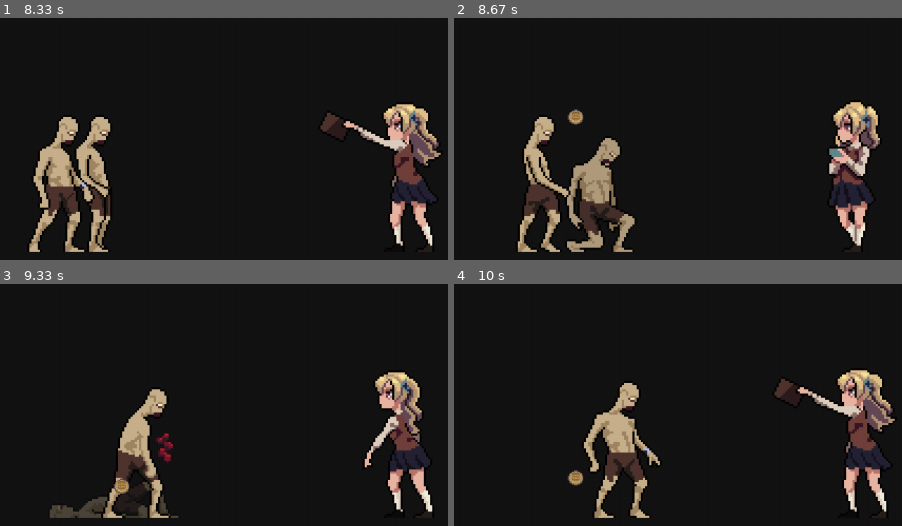
Above: before the commit, frames 1-4 (two rows, left to right).
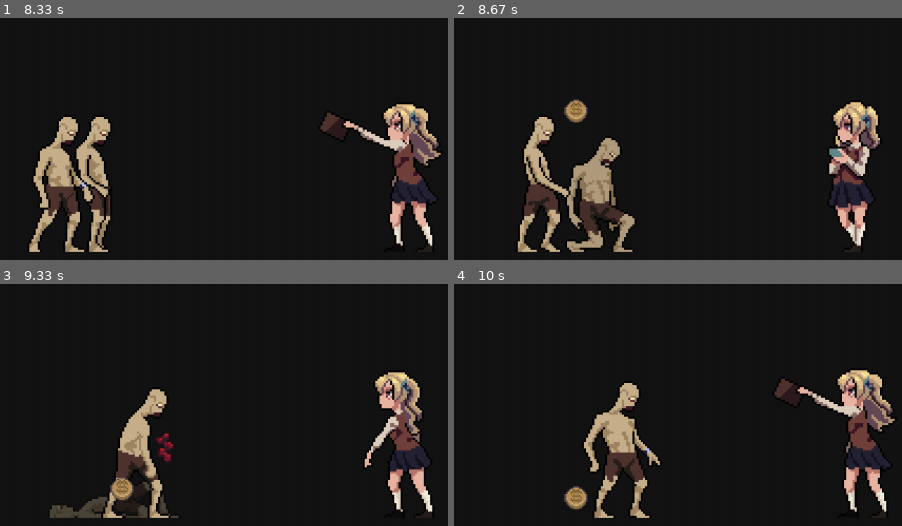
Above: after the commit, the same moments.

Repository: Mikegt106/Pygame_dev
Game: pygame game, started from main.py
Two runs of this game, one before a commit and one after it. Both use one fixed random seed, a clock stepped at 60 frames per second and the inputs below.
Inputs (mouse positions are % of the whole screen's width and height, from its top left):
- Up to frame 1 (8.33 s): tap Enter at 0.33 s; hold Q 0.67-1.13 s; click (19, 36) at 1.22 s; click (52, 17) at 2.05 s; click (46, 34) at 2.88 s; click (76, 43) at 3.72 s; click (71, 33) at 4.55 s; click (54, 48) at 5.38 s; click (35, 82) at 6.22 s; click (34, 18) at 7.05 s; click (26, 24) at 7.88 s
- Up to frame 2 (8.67 s): no input
- Up to frame 3 (9.33 s): click (44, 20) at 8.72 s
- Up to frame 4 (10 s): click (17, 30) at 9.55 s
The pictures show only the part of the screen within x 3-53%, y 50-100%; the shares and areas given below are measured in that part.

Frame 1 is identical in both runs. In frame 2, 0.4% of the frame differs, in the area x 24-30%, y 33-45%; in frame 3, 0.3%; in frame 4, 0.6%, in the area x 24-30%, y 76-94%.

Commit message:
magnet collecting works

Diff:
--- a/config.py
+++ b/config.py
@@ -85,8 +85,8 @@
     "stun_duration": 0.35,
 
     "loot": {
-        "coins_min": 1,
-        "coins_max": 2,
+        "coins_min": 9,
+        "coins_max": 11,
     },
 
     "anims": {
--- a/main.py
+++ b/main.py
@@ -111,7 +111,12 @@
     # PICKUPS UPDATE  ✅
     # --------------------------------------------------
     for c in pickups:
-        c.update(dt)
+        was_collected = getattr(c, "collected", False)
+        c.update(dt, player.rect.midbottom)
+
+        # als hij net collected is geworden -> coins adden 1x
+        if (not was_collected) and getattr(c, "collected", False):
+            player.coins = getattr(player, "coins", 0) + getattr(c, "value", 1)
 
         PICKUP_DIST = 22
 
--- a/pickups.py
+++ b/pickups.py
@@ -14,25 +14,30 @@
         self.value = int(value)
         self.collected = False
 
+        #Magenet drop
+        self.magnet_speed = 900.0
+        self.magnet_radius = 140
+        self.pickup_radius = 22
+        self.magnet_active = False
+
         # bobbing
-        self.bob_timer = random.uniform(0, 6.28)
-        self.base_y = None          # zetten we pas correct NA landing
         self.on_ground = False
+        self.bob_timer = random.uniform(0, math.tau)
+        self.base_y = int(y)
 
         # --------- LOAD IMAGES ONCE ----------
+        scale_multiplier = 1.5
         if CoinPickup.COIN_SMALL is None:
             CoinPickup.COIN_SMALL = pygame.transform.scale(
-                load_image("assets/Items/Coin.png", alpha=True), (22, 22)
+                load_image("assets/Items/Coin.png", alpha=True), (22*scale_multiplier, 22*scale_multiplier)
             )
-
         if CoinPickup.COIN_MED is None:
             CoinPickup.COIN_MED = pygame.transform.scale(
-                load_image("assets/Items/Copper.png", alpha=True), (26, 26)
+                load_image("assets/Items/Copper.png", alpha=True), (26*scale_multiplier, 26*scale_multiplier)
             )
-
         if CoinPickup.COIN_BIG is None:
             CoinPickup.COIN_BIG = pygame.transform.scale(
-                load_image("assets/Items/Silver.png", alpha=True), (30, 30)
+                load_image("assets/Items/Silver.png", alpha=True), (26*scale_multiplier, 26*scale_multiplier)
             )
 
         # --------- PICK IMAGE BY VALUE ----------
@@ -44,22 +49,63 @@
             self.image = CoinPickup.COIN_SMALL
 
         self.rect = self.image.get_rect(center=(int(x), int(y)))
+        self.base_y = self.rect.y
 
         # --------- DROP PHYSICS ----------
-        self.vx = random.uniform(-40, 40)
-        self.vy = random.uniform(-60, -20)
-        self.gravity = 600.0
+        self.vx = random.uniform(-60, 60)
+        self.vy = random.uniform(-220, -120)
+        self.gravity = 1200.0
 
         self.age = 0.0
         self.lifetime = 12.0
 
-    def update(self, dt: float):
+    def update(self, dt: float, player_pos: tuple[int, int]):
         if self.collected:
             return
 
         self.age += dt
 
-        # --------- PHYSICS ----------
+        px, py = player_pos
+        cx, cy = self.rect.center
+        dx = px - cx
+        dy = py - cy
+        dist2 = dx * dx + dy * dy
+
+        # --- MAGNET TRIGGER ---
+        if dist2 <= (self.magnet_radius * self.magnet_radius):
+            self.magnet_active = True
+
+        # --- MAGNET MOTION ---
+        if self.magnet_active:
+            # target = midden van player
+            tx, ty = player_pos
+            cx, cy = self.rect.center
+
+            dx = tx - cx
+            dy = ty - cy
+            dist2 = dx*dx + dy*dy
+
+            # dichtbij genoeg -> collect
+            if dist2 <= (self.pickup_radius * self.pickup_radius):
+                self.collect()
+                return
+
+            dist = math.sqrt(dist2)
+            # max stap per frame
+            step = self.magnet_speed * dt
+
+            # als we in 1 stap kunnen -> snap erop
+            if dist <= step:
+                self.rect.center = (tx, ty)
+            else:
+                nx = dx / dist
+                ny = dy / dist
+                self.rect.centerx += int(nx * step)
+                self.rect.centery += int(ny * step)
+
+            return
+
+        # --- NORMAL DROP + BOUNCE ---
         if not self.on_ground:
             self.vy += self.gravity * dt
             self.rect.x += int(self.vx * dt)
@@ -70,27 +116,27 @@
             if self.rect.bottom >= ground_y:
                 self.rect.bottom = ground_y
 
-                # bounce (iets sterker)
+                # bounce
                 self.vy *= -0.55
                 self.vx *= 0.6
 
                 # settle
-                if abs(self.vy) < 25:
-                    self.vy = 0
-                    self.gravity = 0      # 🔑 stop physics volledig
+                if abs(self.vy) < 30:
+                    self.vy = 0.0
+                    self.vx = 0.0
                     self.on_ground = True
                     self.base_y = self.rect.y
 
-        # --------- BOBBING (alleen als stil) ----------
+        # --- BOBBING (alleen als stil) ---
         if self.on_ground:
-            self.bob_timer += dt * 3
+            self.bob_timer += dt * 3.0
             self.rect.y = self.base_y + int(4 * math.sin(self.bob_timer))
 
     def collect(self):
         self.collected = True
 
     def is_dead(self) -> bool:
-        return self.collected or (self.age >= self.lifetime)
+        return self.collected or self.age >= self.lifetime
 
     def draw(self, screen: pygame.Surface):
         if not self.collected:
